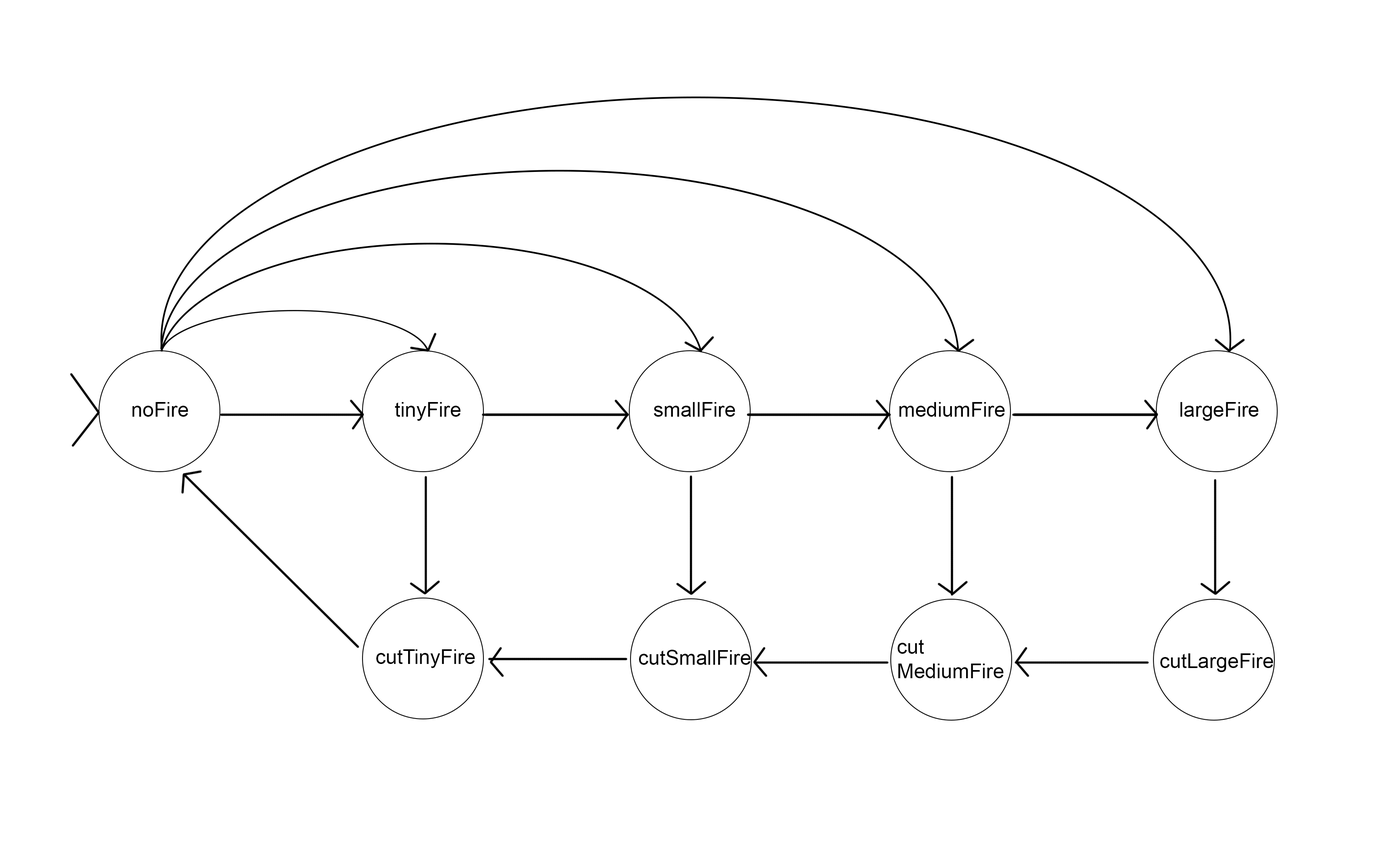
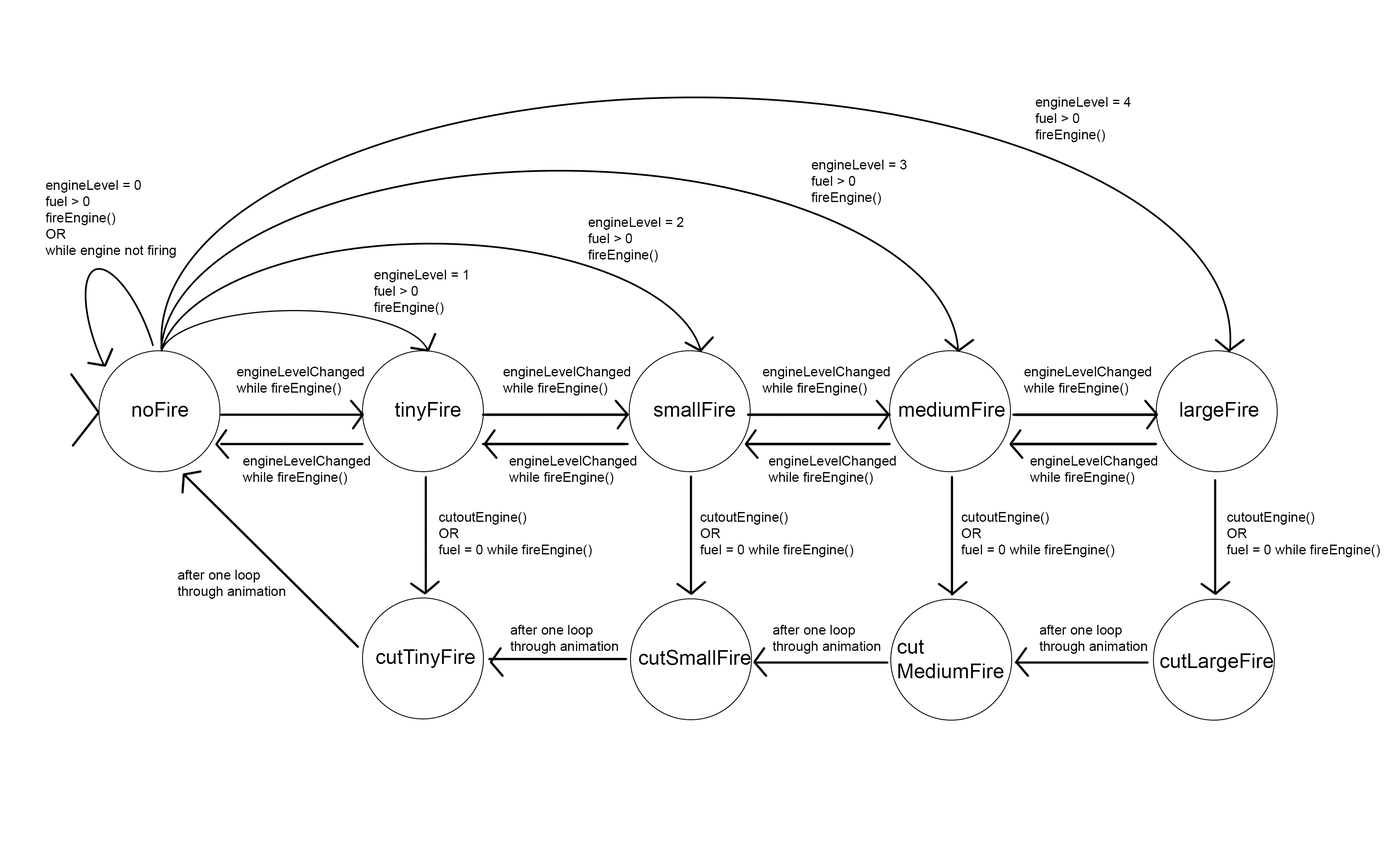
Before/after of a 1397×844 layered artwork. What changed in the layer stack:
added group "Group 2" with 21 layers above "Group 1" over [45, 96, 1381, 654]
added layer "engineLevel = 0 fuel > 0 fireEngine() OR while engine not firin" in group "Group 2" over [45, 180, 176, 258]
added layer "engineLevel = 1 fuel > 0 fireEngine()" in group "Group 2" over [373, 269, 468, 315]
added layer "cutoutEngine() OR fuel = 0 while fireEngine() copy 3" in group "Group 2" over [438, 512, 592, 558]
added layer "cutoutEngine() OR fuel = 0 while fireEngine() copy 2" in group "Group 2" over [700, 512, 854, 558]
added layer "cutoutEngine() OR fuel = 0 while fireEngine() copy" in group "Group 2" over [961, 512, 1115, 558]
added layer "cutoutEngine() OR fuel = 0 while fireEngine()" in group "Group 2" over [1227, 512, 1381, 558]
added layer "engineLevelChanged while fireEngine() copy" (1st of 4, in "Group 2") in group "Group 2" over [1029, 455, 1158, 485]
added layer "engineLevelChanged while fireEngine() copy" (2nd of 4, in "Group 2") in group "Group 2" over [242, 455, 370, 485]
added layer "engineLevelChanged while fireEngine() copy" (3rd of 4, in "Group 2") in group "Group 2" over [508, 455, 637, 485]
added layer "engineLevelChanged while fireEngine()" (1st of 4, in "Group 2") in group "Group 2" over [1023, 366, 1152, 396]
added layer "engineLevelChanged while fireEngine()" (3rd of 4, in "Group 2") in group "Group 2" over [502, 366, 631, 396]
added layer "engineLevel = 2 fuel > 0 fireEngine()" in group "Group 2" over [588, 217, 684, 263]
added layer "engineLevel = 3 fuel > 0 fireEngine()" in group "Group 2" over [811, 159, 907, 205]
added layer "engineLevel = 4 fuel > 0 fireEngine()" in group "Group 2" over [1035, 96, 1131, 143]
added layer "ja" in group "Group 1" over [84, 268, 154, 366]
painted on "arrow" over [86, 347, 1025, 460]
…and 8 more changes (7 added, 1 painted)
